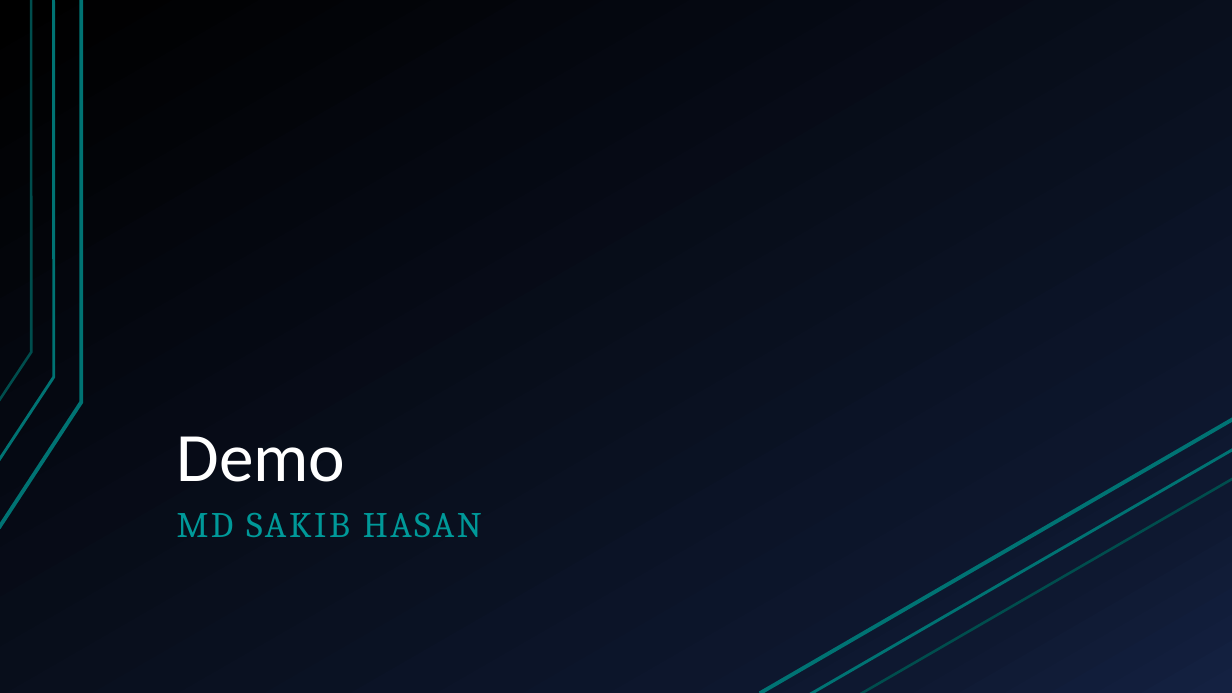
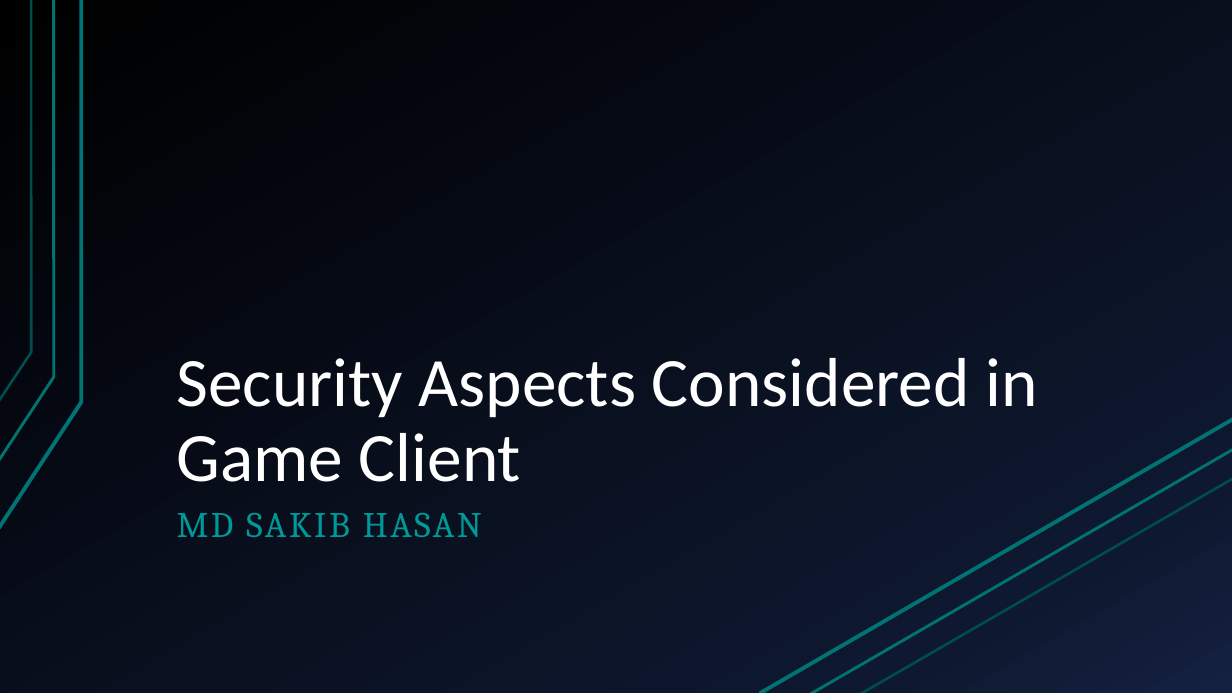
Before and after one commit to sakibh20/secure-post, a slide deck: slide 14 of Documentation/Bluff game.pptx (slide 3 before the commit). Drawn at 1232x693 pixels with LibreOffice and Linux fonts; fonts in the diff are those of the drawing. Boxes give left, top, right and bottom in pixels: in the first picture for what was removed or moved away, otherwise in the second. Text is boxed around its words. In the diff, an @@ line names an element or a change of style, - is before the commit and + after.

```diff
--- a/Documentation/Bluff game.pptx
+++ b/Documentation/Bluff game.pptx
@@ title at [177, 358, 1037, 482]: text changed @@
-Demo
+Security Aspects Considered in Game Client
```
Also in this commit, not shown: 1 other slide changed, 6 slides added, 15 other files.
